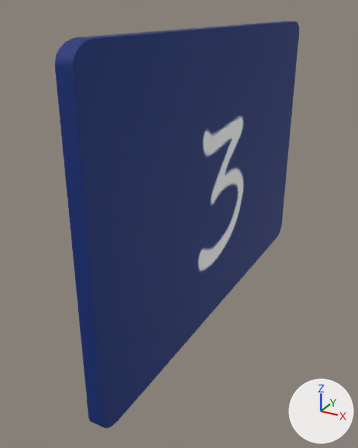
An edit to the FBX model GameProject/Assets/Models/board/carBoard3.fbx, drawn before and after from the same camera.
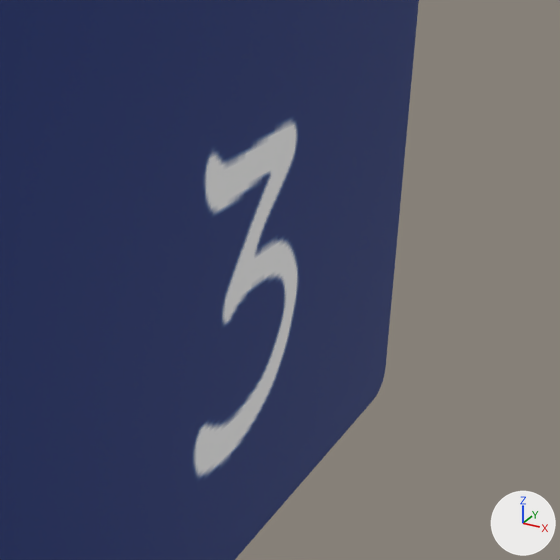
Old and new are each drawn whole from a 50 mm lens placed at (0.0483, 0.3103, 0.1933), pointed at (-0.0287, 0.4501, 0.1234) and again close up on the part from 32% to 100% of the width and 14% to 69% of the height. The axes (+X, +Y, +Z) are drawn at lower right. The lights are the same throughout. Where no turn or scale is listed for an object, it has been applied to the vertices.

The older version as bpy lines, for what is in view:
```python
mat_material_004 = principled_material('Material.004')
mat_material_004.texture = img_car_roomnumber_png
mat_material_004.roughness = 0.69
me_cube_013 = bpy.data.meshes.new('Cube.013')
me_cube_013.from_pydata(...)  # 30248 vertices, 30246 faces; spans x -0.002..0.002, y -0.075..0.075, z -0.05..0.05
me_cube_013.materials.append(mat_material_004)  # picture img_car_roomnumber_png
ob_cube_011 = bpy.data.objects.new('Cube.011', me_cube_013)
ob_cube_011.location = (-0.0195, 0.4623, 0.1375)
```
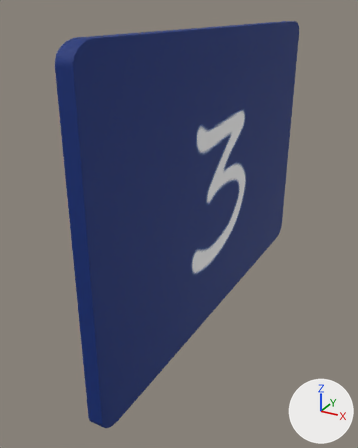
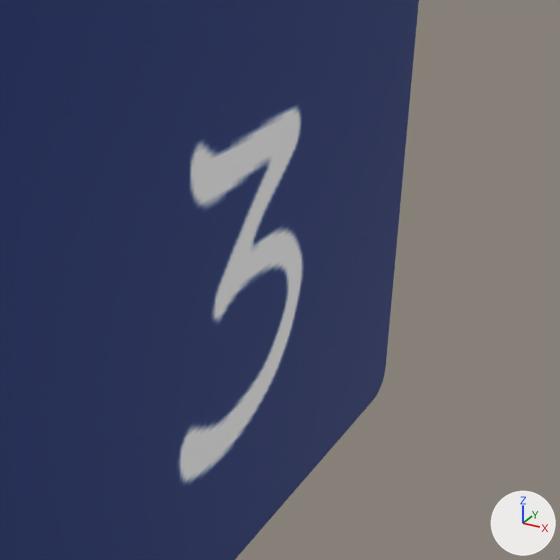
The newer file is also turned or shifted as a whole; pictures and numbers use the older file's frame.

Pixel boxes (x1, y1, x2, y2) of what changed, in the close-ups (560 x 560 px):
'Cube.011', surface changed
    both: (175, 103, 307, 487)
part 1 of me_cube_013, surface changed
    both: (0, 0, 416, 560)

What the commit changed:
Picture 'cardRoomNum.png' (img_cardroomnum_png) is new.
Material 'Material.004' (mat_material_004) changes its picture from img_car_roomnumber_png to img_cardroomnum_png.
me_cube_013 has 30248 vertices, 30246 faces and spans x -0.002..0.002, y -0.075..0.075, z -0.05..0.05.
me_cube_013 is used by ob_cube_011; location (-0.0195, 0.4623, 0.1375).
me_cube_013 part 1: texture (UV) coordinates of 5041 of 30246 faces, centred in x 0.002, y -0.073..0.073, z -0.048..0.048, changed; they spanned u 0.59..0.91, v 0.39..0.54 and now span u 0.67..0.83, v 0.26..0.41.
